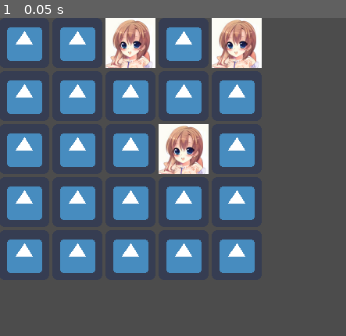
Above: before the commit, frame 1.
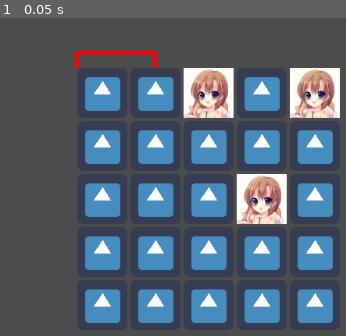
Above: after the commit, the same moment.

Repository: 2439905184/lianliankan
Game: Godot game, scene res://Game.tscn
Two runs of this game, one before a commit and one after it. Both use one fixed random seed, a clock stepped at 60 frames per second and the inputs below. The engine's default icon, where the game draws it, is replaced by a stand-in: a white triangle on a blue panel in a dark square.
Inputs:
- Up to frame 1 (0.05 s): no input

The runs differ from the first frame. In frame 1, 48% of the frame differs, in the area x 2-99%, y 0-96%.

Commit message:
添加绘制接线代码

Diff:
--- a/Game.gd
+++ b/Game.gd
@@ -1,11 +1,9 @@
 extends GridContainer
 #数据栈
 var game_stack = []
+var canvas_rid
 func _ready():
-	#$TextureButton.connect("pressed",self,"a")
-	pass
-func a():
-	#print("连接")
+	#canvas_rid = get_canvas_item()
 	pass
 #数据模型
 var click_info_model = {'id':0,'x':0,'y':0,'pressed':false,'node':Node2D}
@@ -89,6 +87,8 @@
 				print("直接删除这两个对象！")
 				game_stack[0]['node'].texture_normal = null
 				game_stack[1]['node'].texture_normal = null
+				print("绘制连接线!")
+				draw_path(game_stack[0]['node'].rect_position,game_stack[1]['node'].rect_position,0)
 				print("清除已连接的信号！")
 				#先判断是否存在信号
 				var is_c = game_stack[0]['node'].is_connected("pressed",self,game_stack[0]['method'])
@@ -107,6 +107,46 @@
 			game_stack.clear()
 			print(game_stack)
 	pass
+#接线，转折宽度 而不是线宽
+var line_height = 20
+var line_width = 100
+#线宽
+var line_storke = 5.0
+#绘制A到B的路径 计算路径 拐角个数
+func draw_path(posA:Vector2,posB:Vector2,corner:int):
+	#绘制栈
+	var draw_stack = []
+	var each_data ={}
+	if corner == 0:
+		each_data['from'] = posA
+		each_data['to'] = posB
+		draw_stack.append(each_data)
+		pass
+	if corner == 1:
+		pass
+	if corner == 2:
+		pass
+	for i in 3:
+		each_data['from'] = 1
+		each_data['to'] =  1
+		draw_stack.append(each_data)
+	pass
+var to = Vector2(0,-40)
+var to_x = 0
+var to_y = 0
 
-#var is_c =game_stack[0]['node'].is_connected("pressed",self,game_stack[0]['method'])
-#		print(is_c)
+func _process(delta):
+	#update()
+	pass
+enum draw_action{up,down,left,right}
+var action
+func _draw():
+	#假设转折为2 则需要画3段直线
+	to_y = -line_height
+	draw_line(Vector2(0,0),Vector2(0,to_y),Color.red,5.0)
+	to_x = line_width
+	draw_line(Vector2(0,to_y),Vector2(to_x,to_y),Color.red,5.0)
+	to_y = 0
+	draw_line(Vector2(to_x,-line_height),Vector2(100,0),Color.red,5.0)
+	#print(to_x,to_y)
+	pass
--- a/Game.tscn
+++ b/Game.tscn
@@ -5,11 +5,15 @@
 [ext_resource path="res://img/6.png" type="Texture" id=3]
 
 [node name="Node2D" type="Node2D"]
+__meta__ = {
+"_editor_description_": "注：此项目基于Godot3.4.2"
+}
 
 [node name="GridContainer" type="GridContainer" parent="."]
-margin_left = -1.0
-margin_right = 826.0
-margin_bottom = 560.0
+margin_left = 99.0
+margin_top = 64.0
+margin_right = 588.0
+margin_bottom = 496.0
 columns = 5
 script = ExtResource( 1 )
 __meta__ = {
Not shown, added: 清屏.txt
Not shown, added: godot重绘系统笔记.mdp
